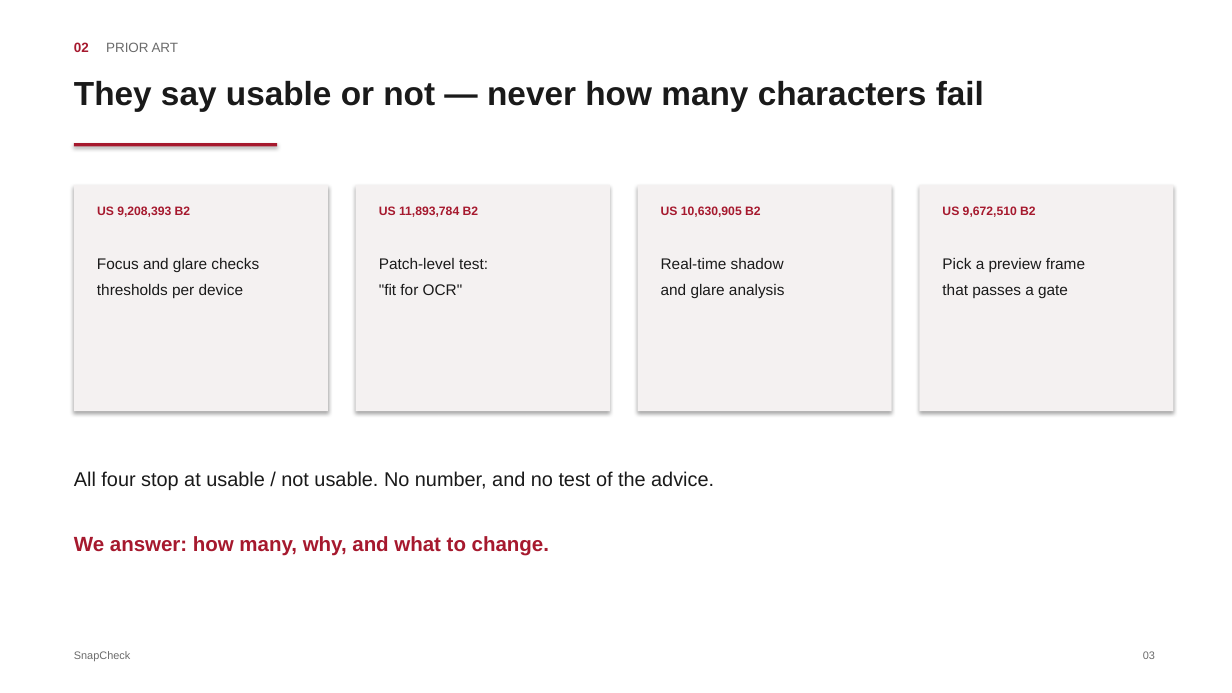
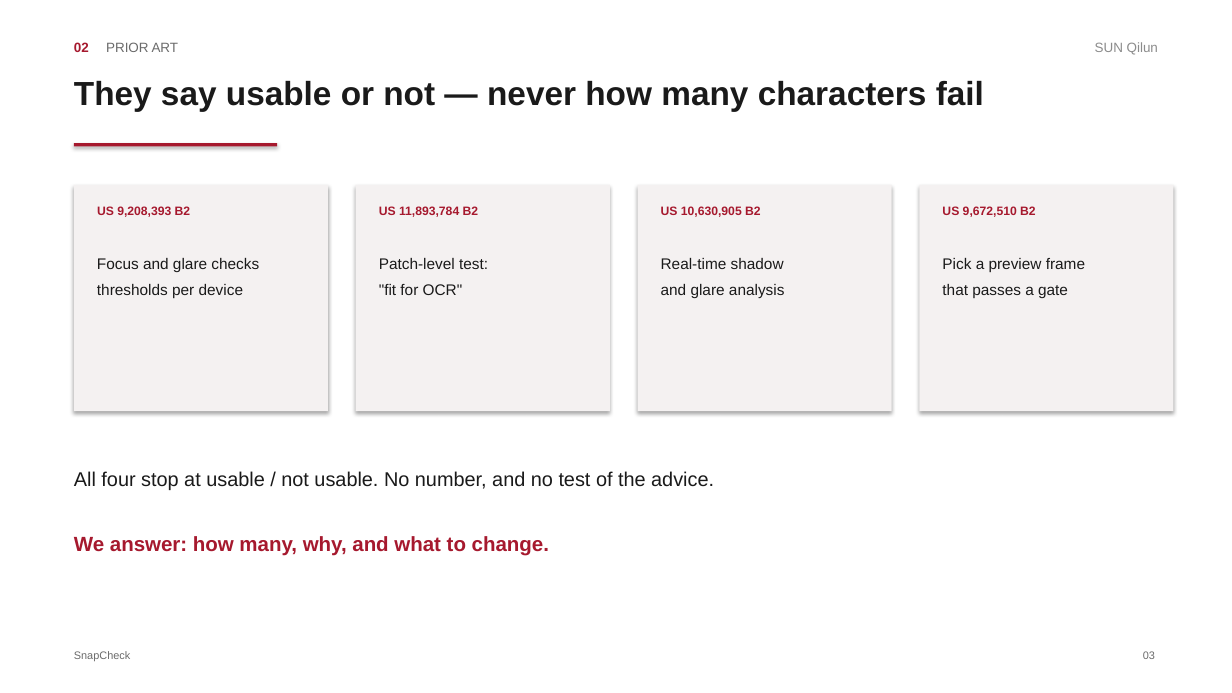
Before and after one commit to n0thing0717zkj-code/CDT501_SnapCheck, a slide deck: slide 3 of docs/CDT501_SnapCheck_Slides.pptx. Drawn at 1232x693 pixels with LibreOffice and Linux fonts; fonts in the diff are those of the drawing. Boxes give left, top, right and bottom in pixels: in the first picture for what was removed or moved away, otherwise in the second. Text is boxed around its words. In the diff, an @@ line names an element or a change of style, - is before the commit and + after.

```diff
--- a/docs/CDT501_SnapCheck_Slides.pptx
+++ b/docs/CDT501_SnapCheck_Slides.pptx
@@ text added at box(1095, 42, 1158, 55), 10.5 pt, text #8C8C8C @@
+SUN Qilun
```
Also in this commit, not shown: 13 other slides changed, 2 other files.
